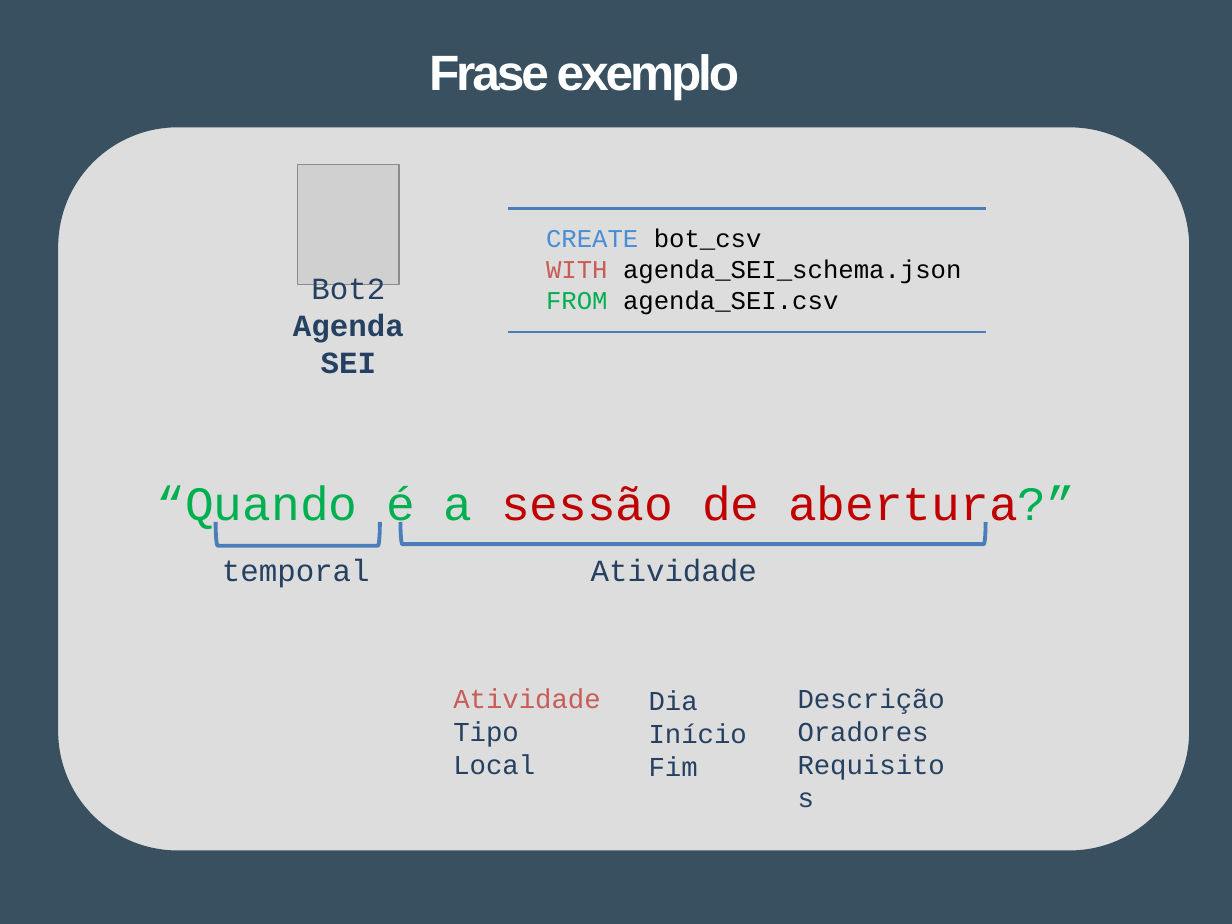
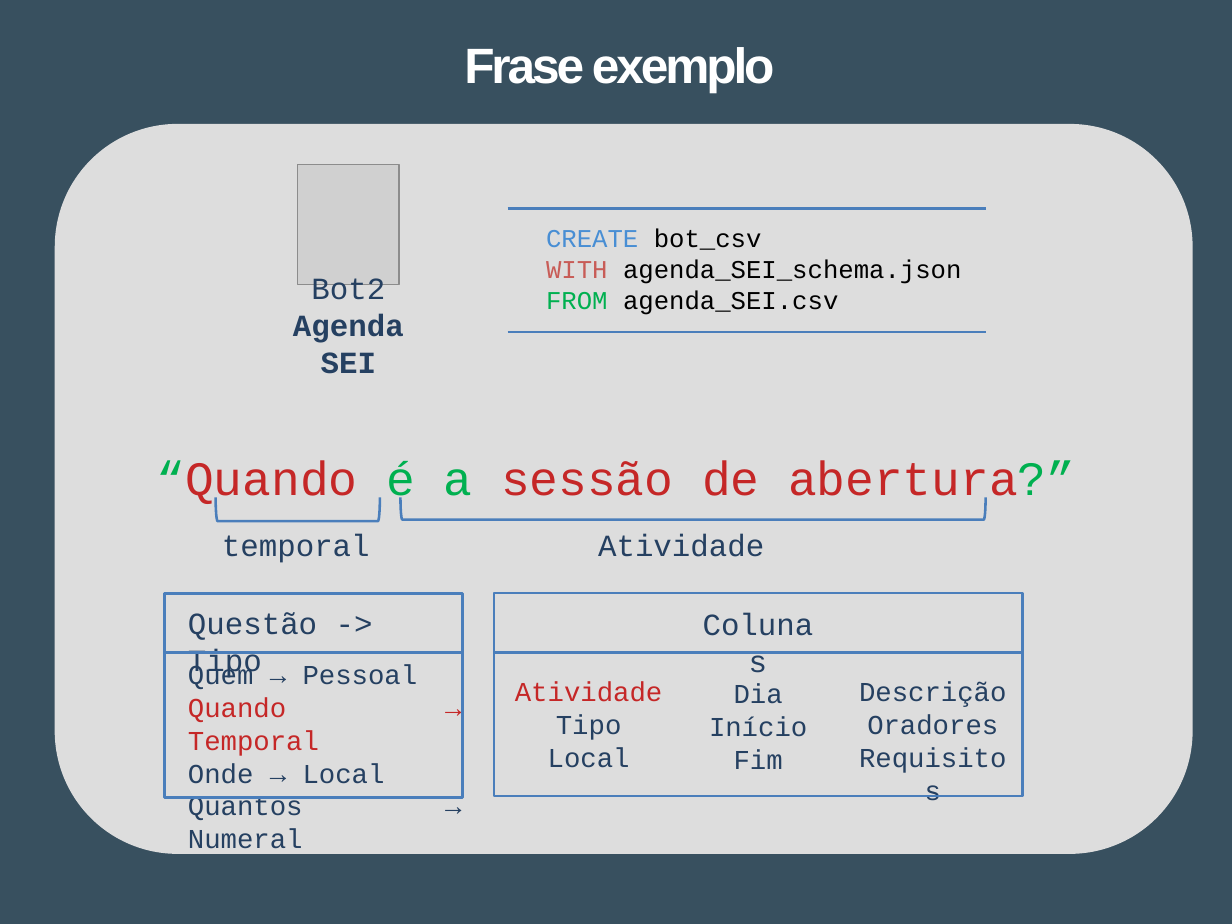
Before and after one commit to Tibblue/PLC, a slide deck: slide 11 of LEI/apresentações/checkpoint2/apresLEI_grupo47.pptx (slide 13 before the commit). Drawn at 1232x924 pixels with LibreOffice and Linux fonts; fonts in the diff are those of the drawing; grey boxes stand for pictures. Boxes give left, top, right and bottom in pixels: in the first picture for what was removed or moved away, otherwise in the second. Text is boxed around its words. In the diff, an @@ line names an element or a change of style, - is before the commit and + after.

```diff
--- a/LEI/apresentações/checkpoint2/apresLEI_grupo47.pptx
+++ b/LEI/apresentações/checkpoint2/apresLEI_grupo47.pptx
@@ title "Frase exemplo" moved from (x1=429, y1=54, x2=740, y2=100) to (x1=464, y1=47, x2=775, y2=92) @@
@@ rounded rectangle at (x1=57, y1=126, x2=1191, y2=853): outline #38505F 2 pt to #DDDDDD 2 pt @@
@@ text "“Quando é a sessão de ..." at (x1=157, y1=461, x2=1075, y2=509): text colour #00B050 to #C52727 in "“Quando"; text colour #C00000 to #C52727 in "sessão de abertura?”" @@
@@ 2 texts, 2 right brackets moved together from (x1=157, y1=486, x2=1075, y2=588) to (x1=157, y1=461, x2=1075, y2=563) @@
@@ right bracket at (x1=216, y1=498, x2=379, y2=521): outline #4B7EBC 2.25 pt to #4B7EBC 1.5 pt @@
@@ right bracket at (x1=401, y1=497, x2=986, y2=519): outline #4B7EBC 2.25 pt to #4B7EBC 1.5 pt @@
@@ text "Atividade" moved from (x1=591, y1=559, x2=757, y2=582) to (x1=598, y1=534, x2=764, y2=557) @@
@@ rectangle added at (x1=165, y1=594, x2=463, y2=653), outline #4A7EBB 1.5 pt @@
@@ rectangle added at (x1=494, y1=593, x2=1023, y2=652), outline #4A7EBB 1.5 pt @@
@@ text added at (x1=686, y1=599, x2=830, y2=648), 18 pt, text #254061 @@
+Colunas
@@ text added at (x1=188, y1=612, x2=317, y2=680), 18 pt, text #254061 @@
+Questão -> Tipo
@@ rectangle added at (x1=165, y1=652, x2=463, y2=797), outline #4A7EBB 1.5 pt @@
@@ rectangle added at (x1=494, y1=653, x2=1023, y2=797), outline #4A7EBB 1.5 pt @@
@@ text added at (x1=188, y1=665, x2=418, y2=856), 16 pt, text #254061 @@
+Quem → Pessoal
+Quando → Temporal
+Onde → Local
+Quantos → Numeral
@@ text "Atividade" moved from (x1=453, y1=689, x2=600, y2=775) to (x1=515, y1=682, x2=662, y2=768) @@
@@ text "Atividade" at (x1=515, y1=682, x2=662, y2=768): text colour #C85C57 to #C52727 in "Atividade"; alignment left to centre @@
@@ text "Dia" at (x1=709, y1=684, x2=807, y2=769): alignment left to centre @@
@@ text "Dia" moved from (x1=649, y1=691, x2=747, y2=776) to (x1=709, y1=684, x2=807, y2=769) @@
@@ text "Descrição" moved from (x1=798, y1=689, x2=945, y2=742) to (x1=859, y1=682, x2=1006, y2=735) @@
@@ text "Descrição" at (x1=859, y1=682, x2=1006, y2=735): alignment left to centre @@
```
Also in this commit, not shown: 15 other slides changed, 2 slides removed.
